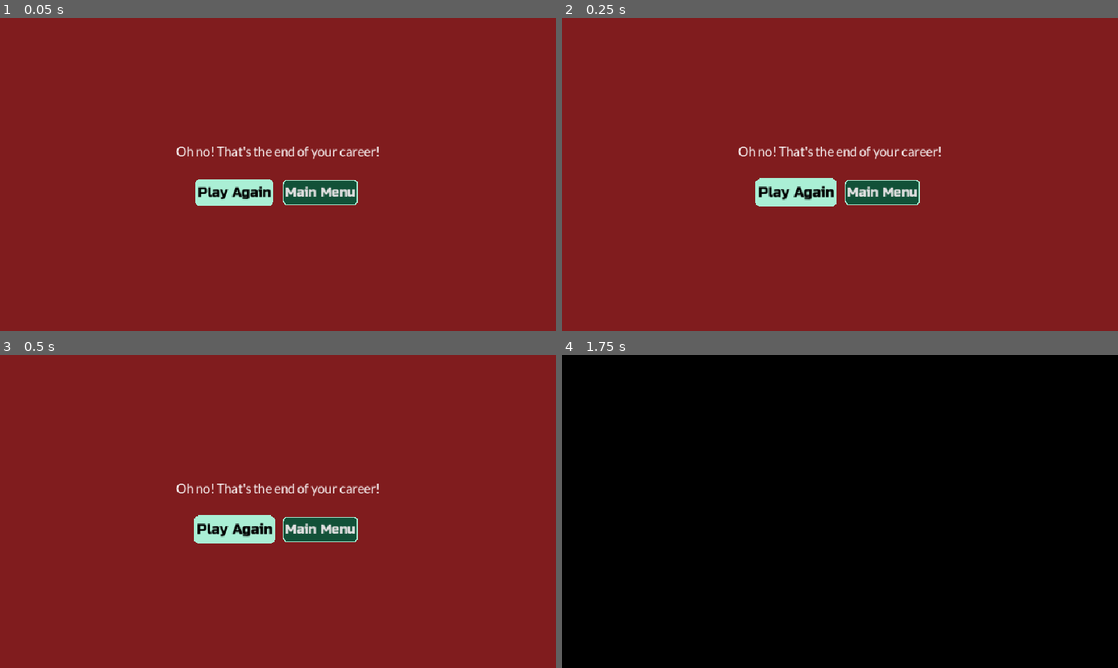
Above: before the commit, frames 1-4 (two rows, left to right).
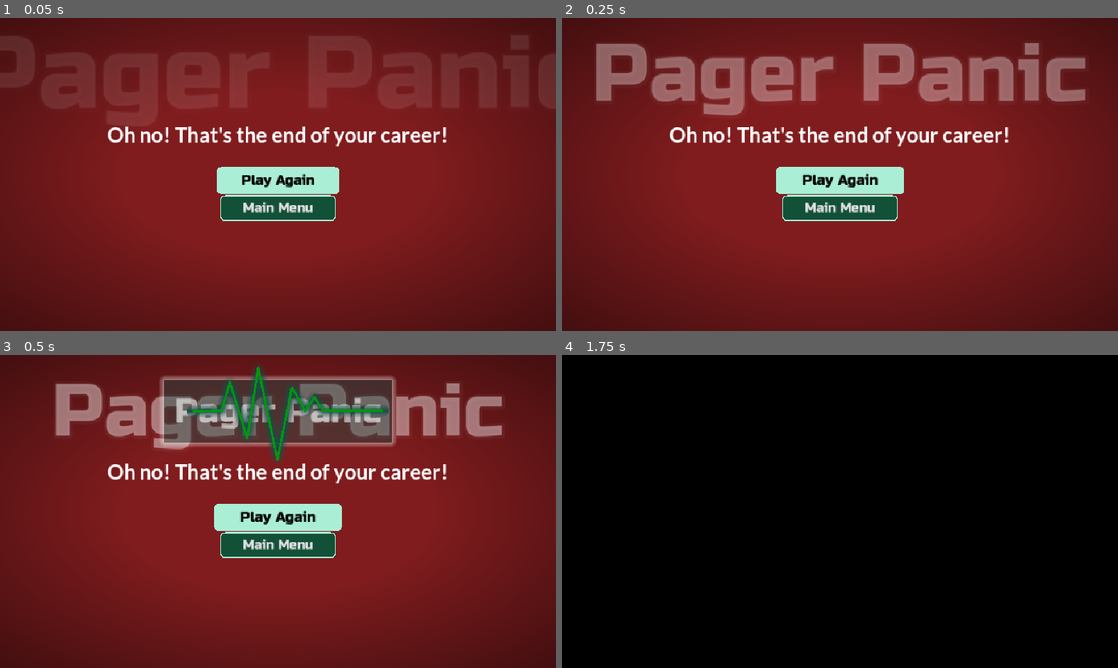
Above: after the commit, the same moments.

Repository: hawkstein/ludum-dare-60-old-tech
Game: Godot game, scene res://screens/failure.tscn
Same seed, same stepped clock (60 frames per second), same inputs: the game is played once before the commit and once after it. This scene is started directly instead of the project's main scene.
Inputs:
- Up to frame 1 (0.05 s): no input
- Up to frame 2 (0.25 s): no input
- Up to frame 3 (0.5 s): no input
- Up to frame 4 (1.75 s): click "Main Menu" at 0.5 s; click "Play Again" at 1.25 s

The runs differ from the first frame. In frame 1, 41% of the frame differs, in the area x 0-100%, y 0-100%; in frame 2, 50%; in frame 3, 55%; in frame 4, nothing differs.

Commit message:
improve success and failure screens

Diff:
--- a/screens/failure.tscn
+++ b/screens/failure.tscn
@@ -2,6 +2,19 @@
 
 [ext_resource type="Script" uid="uid://imgj0bihhrs8" path="res://screens/shift_end_screen.gd" id="1_fihub"]
 [ext_resource type="Script" uid="uid://dchp2kgb22jjp" path="res://utils/ui/fancy_button.gd" id="2_48jhs"]
+[ext_resource type="PackedScene" uid="uid://5rmr42bul24a" path="res://utils/ui/title.tscn" id="2_wm1qk"]
+[ext_resource type="FontFile" uid="uid://br3rou4c1jn8a" path="res://assets/fonts/Lato-Bold.ttf" id="3_5s62p"]
+
+[sub_resource type="Gradient" id="Gradient_5mnfb"]
+offsets = PackedFloat32Array(0.3592233, 1)
+colors = PackedColorArray(0, 0, 0, 0, 0, 0, 0, 0.5019608)
+
+[sub_resource type="GradientTexture2D" id="GradientTexture2D_48jhs"]
+gradient = SubResource("Gradient_5mnfb")
+width = 1024
+height = 512
+fill = 1
+fill_from = Vector2(0.5, 0.5)
 
 [node name="Failure" type="Control" unique_id=212455753]
 layout_mode = 3
@@ -21,6 +34,16 @@
 grow_vertical = 2
 color = Color(0.50275356, 0.11104006, 0.118564956, 1)
 
+[node name="FadeTextureRect" type="TextureRect" parent="." unique_id=1255652635]
+layout_mode = 1
+anchors_preset = 15
+anchor_right = 1.0
+anchor_bottom = 1.0
+grow_horizontal = 2
+grow_vertical = 2
+mouse_filter = 2
+texture = SubResource("GradientTexture2D_48jhs")
+
 [node name="MarginContainer" type="MarginContainer" parent="." unique_id=1557061100]
 layout_mode = 1
 anchors_preset = 15
@@ -35,11 +58,18 @@
 
 [node name="VBoxContainer" type="VBoxContainer" parent="MarginContainer" unique_id=1372817727]
 layout_mode = 2
+size_flags_vertical = 0
 alignment = 1
+
+[node name="PagerPanicTitle" parent="MarginContainer/VBoxContainer" unique_id=328497122 instance=ExtResource("2_wm1qk")]
+layout_mode = 2
+text = "Pager Panic"
 
 [node name="Label" type="Label" parent="MarginContainer/VBoxContainer" unique_id=685301937]
 layout_mode = 2
 theme_type_variation = &"HeaderLarge"
+theme_override_fonts/font = ExtResource("3_5s62p")
+theme_override_font_sizes/font_size = 36
 text = "Oh no! That's the end of your career!"
 horizontal_alignment = 1
 
@@ -48,21 +78,22 @@
 layout_mode = 2
 horizontal_alignment = 1
 
-[node name="HBoxContainer" type="HBoxContainer" parent="MarginContainer/VBoxContainer" unique_id=993941571]
+[node name="PlayAgainButton" type="Button" parent="MarginContainer/VBoxContainer" unique_id=1706692584]
+unique_name_in_owner = true
+custom_minimum_size = Vector2(200, 0)
+custom_maximum_size = Vector2(200, -1)
 layout_mode = 2
-theme_override_constants/separation = 20
-alignment = 1
-
-[node name="PlayAgainButton" type="Button" parent="MarginContainer/VBoxContainer/HBoxContainer" unique_id=1706692584]
-unique_name_in_owner = true
-layout_mode = 2
+size_flags_horizontal = 4
 text = "Play Again"
 script = ExtResource("2_48jhs")
 metadata/_custom_type_script = "uid://dchp2kgb22jjp"
 
-[node name="MainMenuButton" type="Button" parent="MarginContainer/VBoxContainer/HBoxContainer" unique_id=1441798038]
+[node name="MainMenuButton" type="Button" parent="MarginContainer/VBoxContainer" unique_id=1441798038]
 unique_name_in_owner = true
+custom_minimum_size = Vector2(200, 0)
+custom_maximum_size = Vector2(200, -1)
 layout_mode = 2
+size_flags_horizontal = 4
 text = "Main Menu"
 script = ExtResource("2_48jhs")
 metadata/_custom_type_script = "uid://dchp2kgb22jjp"
--- a/screens/success.tscn
+++ b/screens/success.tscn
@@ -2,6 +2,19 @@
 
 [ext_resource type="Script" uid="uid://imgj0bihhrs8" path="res://screens/shift_end_screen.gd" id="1_ia0u4"]
 [ext_resource type="Script" uid="uid://dchp2kgb22jjp" path="res://utils/ui/fancy_button.gd" id="2_bknfs"]
+[ext_resource type="PackedScene" uid="uid://5rmr42bul24a" path="res://utils/ui/title.tscn" id="2_rjxh7"]
+[ext_resource type="FontFile" uid="uid://br3rou4c1jn8a" path="res://assets/fonts/Lato-Bold.ttf" id="3_fs17n"]
+
+[sub_resource type="Gradient" id="Gradient_5mnfb"]
+offsets = PackedFloat32Array(0.3592233, 1)
+colors = PackedColorArray(0, 0, 0, 0, 0, 0, 0, 0.5019608)
+
+[sub_resource type="GradientTexture2D" id="GradientTexture2D_fs17n"]
+gradient = SubResource("Gradient_5mnfb")
+width = 1024
+height = 512
+fill = 1
+fill_from = Vector2(0.5, 0.5)
 
 [node name="Success" type="Control" unique_id=212455753]
 layout_mode = 3
@@ -19,7 +32,17 @@
 anchor_bottom = 1.0
 grow_horizontal = 2
 grow_vertical = 2
-color = Color(0.09247766, 0.3211735, 0.2726041, 1)
+color = Color(0.08627451, 0.30588236, 0.2784314, 1)
+
+[node name="FadeTextureRect" type="TextureRect" parent="." unique_id=1928818295]
+layout_mode = 1
+anchors_preset = 15
+anchor_right = 1.0
+anchor_bottom = 1.0
+grow_horizontal = 2
+grow_vertical = 2
+mouse_filter = 2
+texture = SubResource("GradientTexture2D_fs17n")
 
 [node name="MarginContainer" type="MarginContainer" parent="." unique_id=1557061100]
 layout_mode = 1
@@ -35,11 +58,19 @@
 
 [node name="VBoxContainer" type="VBoxContainer" parent="MarginContainer" unique_id=1372817727]
 layout_mode = 2
+size_flags_vertical = 0
+theme_override_constants/separation = 10
 alignment = 1
+
+[node name="PagerPanicTitle" parent="MarginContainer/VBoxContainer" unique_id=328497122 instance=ExtResource("2_rjxh7")]
+layout_mode = 2
+text = "Pager Panic"
 
 [node name="Label" type="Label" parent="MarginContainer/VBoxContainer" unique_id=685301937]
 layout_mode = 2
 theme_type_variation = &"HeaderLarge"
+theme_override_fonts/font = ExtResource("3_fs17n")
+theme_override_font_sizes/font_size = 36
 text = "Well done! You survived your shift!"
 horizontal_alignment = 1
 
@@ -48,21 +79,22 @@
 layout_mode = 2
 horizontal_alignment = 1
 
-[node name="HBoxContainer" type="HBoxContainer" parent="MarginContainer/VBoxContainer" unique_id=223968411]
+[node name="PlayAgainButton" type="Button" parent="MarginContainer/VBoxContainer" unique_id=35267962]
+unique_name_in_owner = true
+custom_minimum_size = Vector2(200, 0)
+custom_maximum_size = Vector2(200, -1)
 layout_mode = 2
-theme_override_constants/separation = 20
-alignment = 1
-
-[node name="PlayAgainButton" type="Button" parent="MarginContainer/VBoxContainer/HBoxContainer" unique_id=35267962]
-unique_name_in_owner = true
-layout_mode = 2
+size_flags_horizontal = 4
 text = "Play Again"
 script = ExtResource("2_bknfs")
 metadata/_custom_type_script = "uid://dchp2kgb22jjp"
 
-[node name="MainMenuButton" type="Button" parent="MarginContainer/VBoxContainer/HBoxContainer" unique_id=1949263967]
+[node name="MainMenuButton" type="Button" parent="MarginContainer/VBoxContainer" unique_id=1949263967]
 unique_name_in_owner = true
+custom_minimum_size = Vector2(200, 0)
+custom_maximum_size = Vector2(200, -1)
 layout_mode = 2
+size_flags_horizontal = 4
 text = "Main Menu"
 script = ExtResource("2_bknfs")
 metadata/_custom_type_script = "uid://dchp2kgb22jjp"
